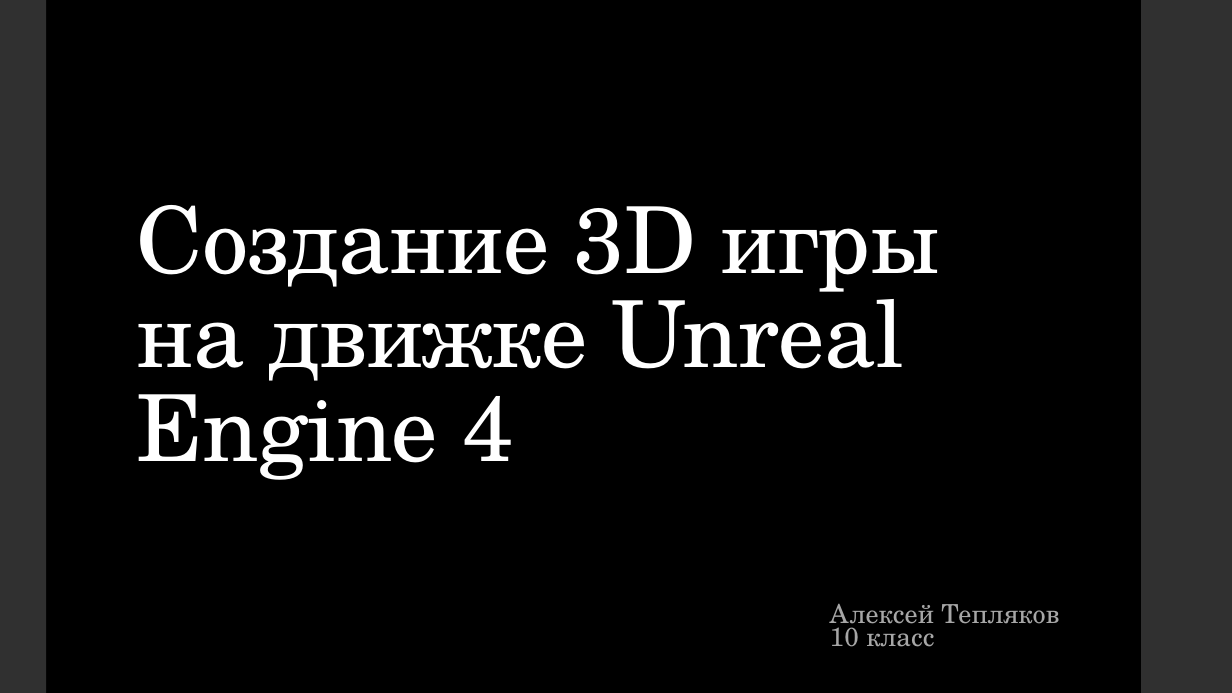
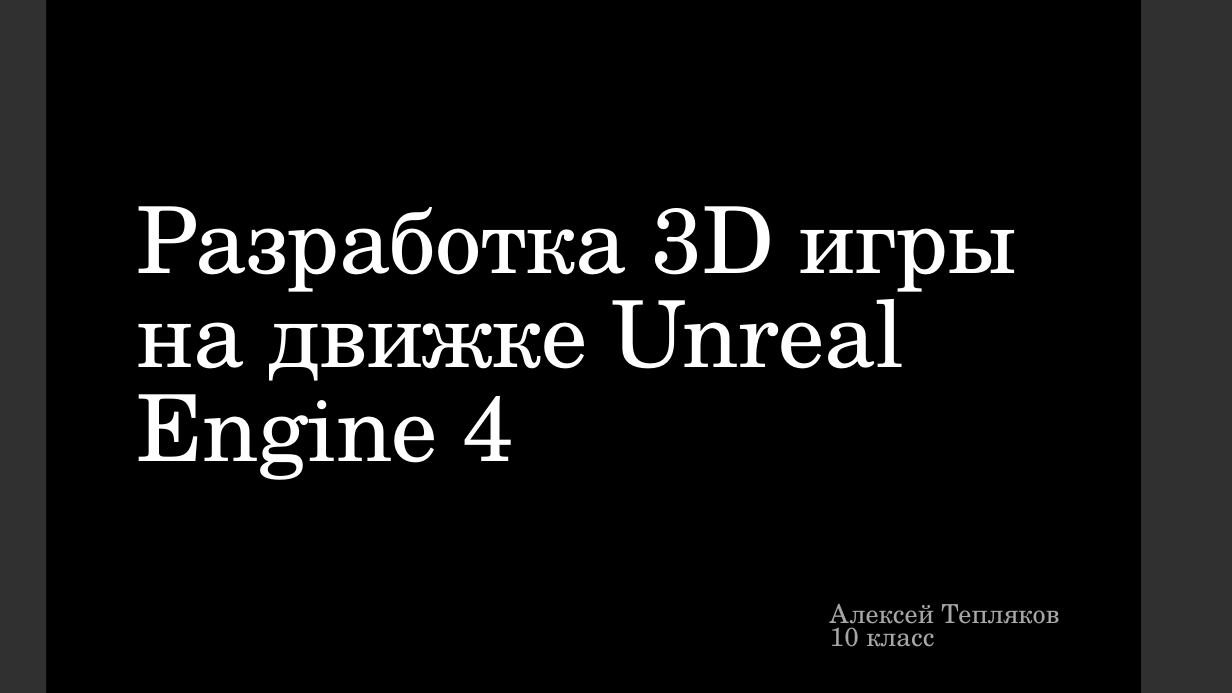
Before and after one commit to Kexfff/SchoolProjectGame, a slide deck: slide 1 of Presentation 2.pptx. Drawn at 1232x693 pixels with LibreOffice and Linux fonts; fonts in the diff are those of the drawing. Boxes give left, top, right and bottom in pixels: in the first picture for what was removed or moved away, otherwise in the second. Text is boxed around its words. In the diff, an @@ line names an element or a change of style, - is before the commit and + after.

```diff
--- a/Presentation 2.pptx
+++ b/Presentation 2.pptx
@@ title at bbox=[137, 206, 1017, 480]: text changed @@
-Создание 3D игры на движке Unreal Engine 4
+Разработка 3D игры на движке Unreal Engine 4
```
Also in this commit, not shown: 2 other slides changed, 1 other file.
